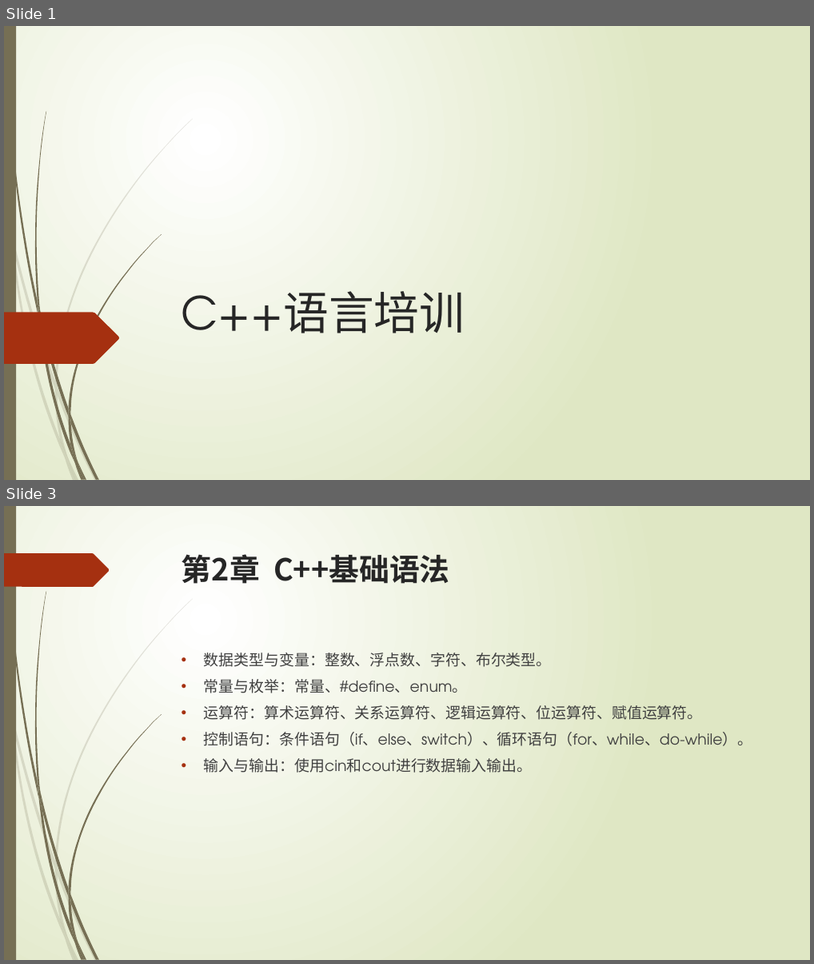
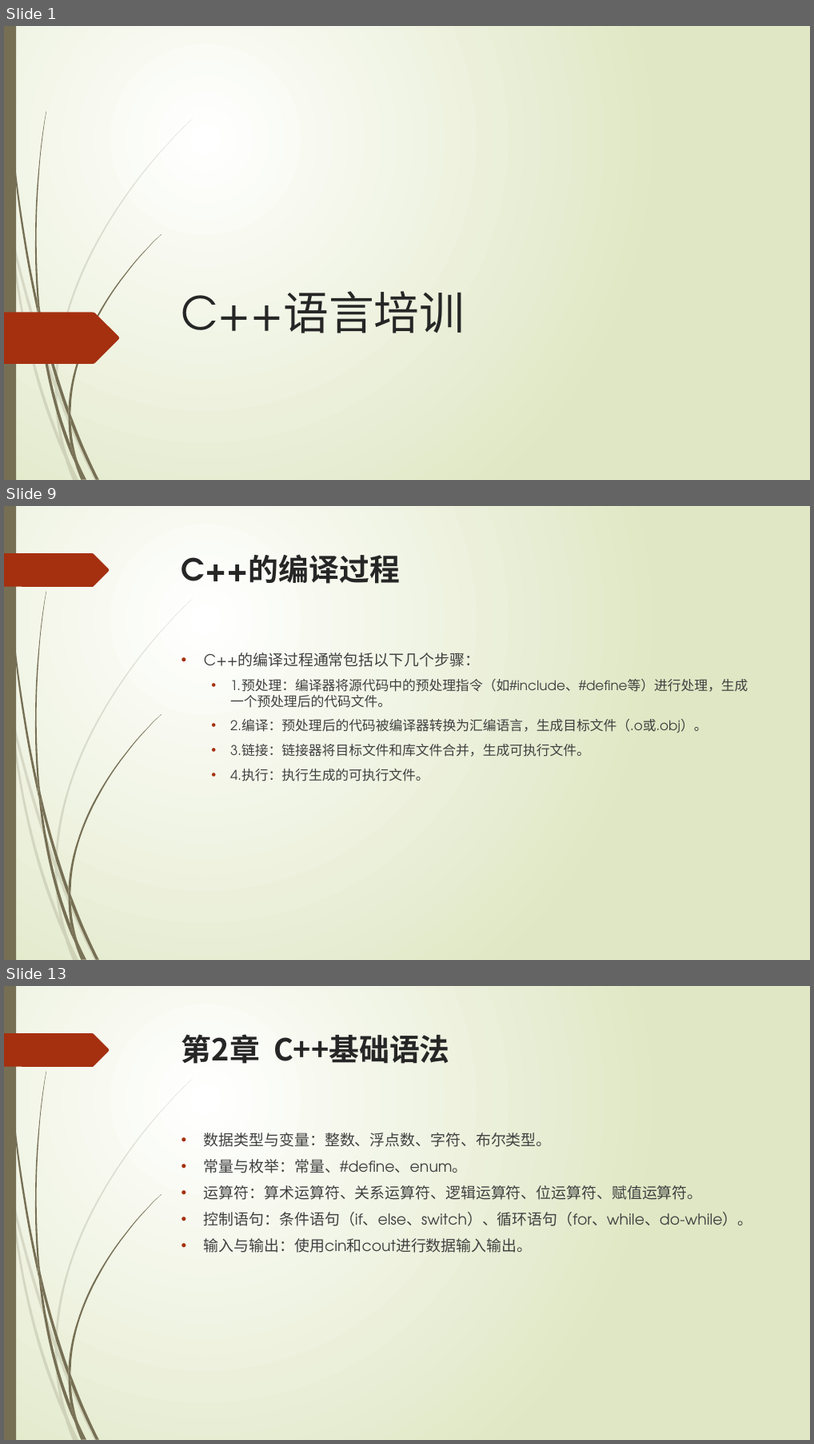
Before and after one commit to liuty2006/learn, a slide deck: learn_cpp/docs/C++语言培训.pptx. Shown one above the other, each under a label of ours: slides 1 and 3 before the commit, slides 1, 9 and 13 after it; the slides between them are not shown. The pictures are 814x964 and 814x1444 pixels, drawn with LibreOffice and Linux fonts; fonts in the diff are those of the drawing. Boxes give left, top, right and bottom in pixels: in the first picture for what was removed or moved away, otherwise in the second. Text is boxed around its words. In the diff, an @@ line names an element or a change of style, - is before the commit and + after.

```diff
--- a/learn_cpp/docs/C++语言培训.pptx
+++ b/learn_cpp/docs/C++语言培训.pptx
@@ slide 9 added at bbox=[4, 506, 810, 960], background gradient #FFFFFF to #DFE8C4; not listed: 24 template elements that a slide beside it also shows @@
@@ title added at bbox=[182, 554, 400, 584], 36 pt, text #262626, bold @@
+C++的编译过程
@@ text added at bbox=[204, 652, 748, 781], 16 pt, text #404040 @@
+• C++的编译过程通常包括以下几个步骤：
+  • 1. 预处理：编译器将源代码中的预处理指令（如#include、#define等）进行处理，生成一个预处理后的代码文件。
+  • 2. 编译：预处理后的代码被编译器转换为汇编语言，生成目标文件（.o或.obj）。
+  • 3. 链接：链接器将目标文件和库文件合并，生成可执行文件。
+  • 4. 执行：执行生成的可执行文件。
@@ what was slide 3 is now slide 13 @@
```
Also in this commit, not shown: 1 slide changed, 9 other slides added, 1 other file.
